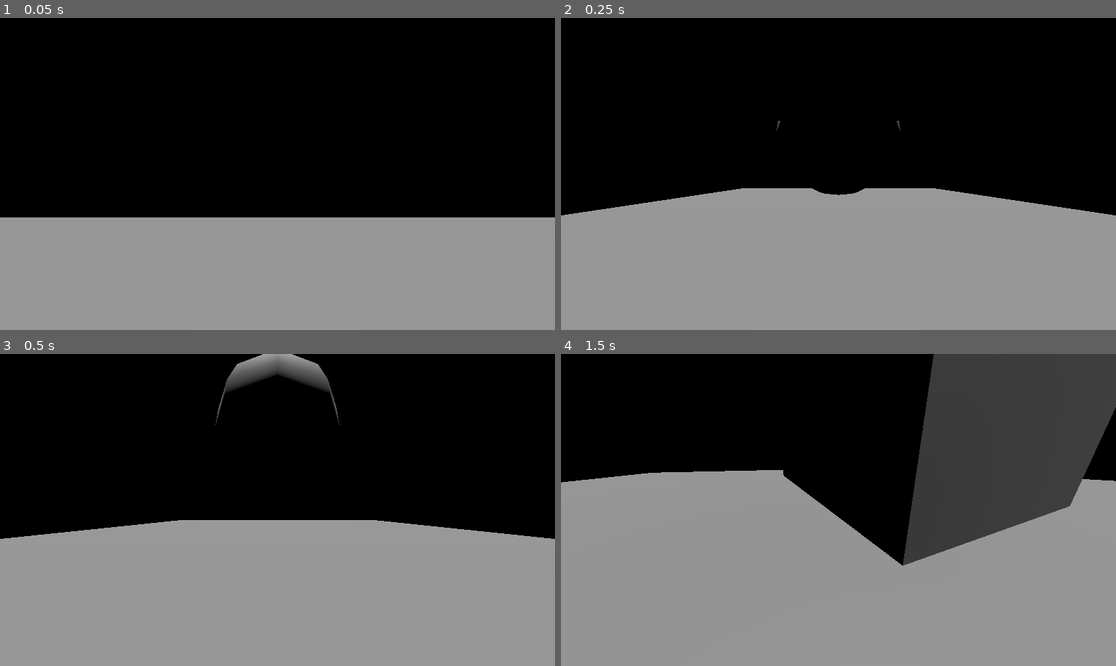
Above: before the commit, frames 1-4 (two rows, left to right).
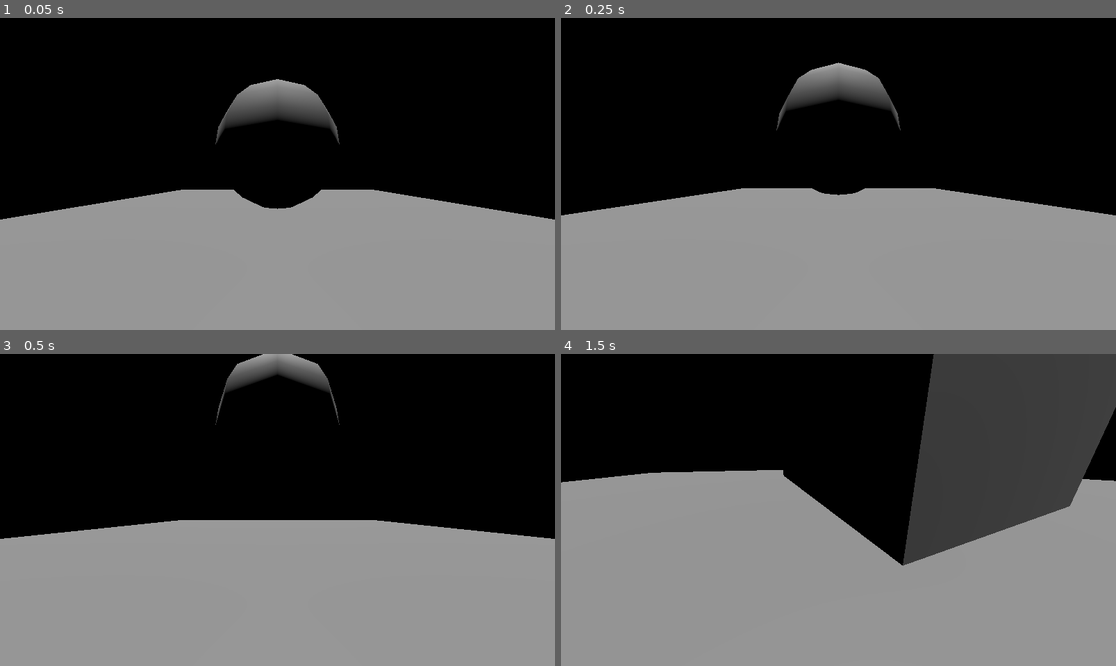
Above: after the commit, the same moments.

Repository: kennethbchen/Memory-Mall-Game
Game: Godot game, scene res://game.tscn
Two runs of this game, one before a commit and one after it. Both use one fixed random seed, a clock stepped at 60 frames per second and the inputs below.
Inputs (mouse positions are in pixels of both pictures, inside the frame that each line leads up to):
- Up to frame 1 (0.05 s): no input
- Up to frame 2 (0.25 s): no input
- Up to frame 3 (0.5 s): no input
- Up to frame 4 (1.5 s): move the mouse to (960, 494) at 0.52 s; press the mouse at (960, 494) at 0.53 s; hold D (game_right) 0.53-1.28 s; move the mouse to (810, 510) at 1.27 s; release the mouse at (810, 510) at 1.28 s; hold W (game_forward) from 1.28 s (still down); click (810, 510) at 1.35 s

The runs differ from the first frame. In frame 1, 7.3% of the frame differs, in the area x 0-100%, y 19-65%; in frame 2, 1.9%; in frame 3, nothing differs; in frame 4, nothing differs.

Commit message:
Started using someone else's edge detection

Diff:
--- a/edge_detect.gdshader
+++ b/edge_detect.gdshader
@@ -1,38 +1,37 @@
 shader_type spatial;
 render_mode unshaded;
 
-uniform sampler2D SCREEN_TEXTURE: hint_screen_texture, filter_linear_mipmap;
-uniform sampler2D NORMAL_TEXTURE : hint_normal_roughness_texture, filter_linear_mipmap;
-uniform sampler2D DEPTH_TEXTURE : source_color, hint_depth_texture;
-
 // https://godotshaders.com/shader/depth-based-edge-detection-with-sobel-operator-screenspace/
 
+// https://godotshaders.com/shader/normal-based-edge-detection-with-sobel-operator-screenspace/
+
+uniform sampler2D SCREEN_TEXTURE: hint_screen_texture, filter_linear_mipmap;
+uniform sampler2D DEPTH_TEXTURE: hint_depth_texture, filter_linear_mipmap;
+
+uniform float edge_threshold = 0.1;
+uniform vec3 line_color: source_color = vec3(1.0);
+uniform vec3 background_color: source_color = vec3(0.0);
+
+const mat3 sobel_y = mat3(
+	vec3(1.0, 0.0, -1.0),
+	vec3(2.0, 0.0, -2.0),
+	vec3(1.0, 0.0, -1.0)
+);
+
+const mat3 sobel_x = mat3(
+	vec3(1.0, 2.0, 1.0),
+	vec3(0.0, 0.0, 0.0),
+	vec3(-1.0, -2.0, -1.0)
+);
+
+
 float linearize_depth(vec2 uv_coord, mat4 proj_matrix){
-	// https://docs.godotengine.org/en/stable/tutorials/shaders/advanced_postprocessing.html
-	// https://nekotoarts.github.io/teaching/how-to-read-depth-buffer
 	float depth = texture(DEPTH_TEXTURE, uv_coord).x;
 	vec3 ndc = vec3(uv_coord, depth) * 2.0 - 1.0;
 	vec4 view = proj_matrix * vec4(ndc, 1.0);
 	view.xyz /= view.w;
 	float linear_depth = -view.z;
 	return linear_depth;
-}
-
-float check_same(vec4 center, vec4 samplef) {
-
-	vec3 center_normal = center.xyz;
-	float center_depth = center.w;
-
-	vec3 sample_normal = samplef.xyz;
-	float sample_depth = samplef.w;
-
-	vec3 normal_diff = abs(center_normal - sample_normal);
-	bool same_normal = normal_diff.x + normal_diff.y + normal_diff.z < 0.1;
-
-	float depth_diff = center_depth - sample_depth;
-	bool same_depth = depth_diff < 0.01;
-
-	return same_normal && same_depth ? 1.0 : 0.0;
 }
 
 void vertex(){
@@ -42,28 +41,34 @@
 void fragment() {
 	vec2 uv = SCREEN_UV;
 	vec4 screen_color = texture(SCREEN_TEXTURE, uv);
-	vec3 normal = texture(NORMAL_TEXTURE, uv).rgb;
-	normal = normal * 2.0 - 1.0;
 
-	// Get Depth texture and linearize it
-	float linear_depth = linearize_depth(uv, INV_PROJECTION_MATRIX);
+	float depth = linearize_depth(uv, INV_PROJECTION_MATRIX);
 
 	vec2 offset = 1.0 / VIEWPORT_SIZE;
 
-	// se nw sw ne
-	vec2 se_coord = uv + vec2(offset.x, offset.y);
-	vec2 nw_coord = uv + vec2(-offset.x, -offset.y);
-	vec2 sw_coord = uv + vec2(-offset.x, offset.y);
-	vec2 ne_coord = uv + vec2(offset.x, offset.y);
+	float n = linearize_depth(uv + vec2(0.0, -offset.y), INV_PROJECTION_MATRIX);
+	float s = linearize_depth(uv + vec2(0.0, offset.y), INV_PROJECTION_MATRIX);
+	float e = linearize_depth(uv + vec2(offset.x, 0.0), INV_PROJECTION_MATRIX);
+	float w = linearize_depth(uv + vec2(-offset.x, 0.0), INV_PROJECTION_MATRIX);
+	float nw = linearize_depth(uv + vec2(-offset.x, -offset.y), INV_PROJECTION_MATRIX);
+	float ne = linearize_depth(uv + vec2(offset.x, -offset.y), INV_PROJECTION_MATRIX);
+	float sw = linearize_depth(uv + vec2(-offset.x, offset.y), INV_PROJECTION_MATRIX);
+	float se = linearize_depth(uv + vec2(offset.x, offset.y), INV_PROJECTION_MATRIX);
 
-	float depth_multiplier = 0.01;
-	// https://www.shadertoy.com/view/MscSzf
-	vec4 se = vec4(texture(SCREEN_TEXTURE, se_coord).rgb, linearize_depth(se_coord, INV_PROJECTION_MATRIX) * depth_multiplier);
-	vec4 nw = vec4(texture(SCREEN_TEXTURE, nw_coord).rgb, linearize_depth(nw_coord, INV_PROJECTION_MATRIX) * depth_multiplier);
-	vec4 sw = vec4(texture(SCREEN_TEXTURE, sw_coord).rgb, linearize_depth(sw_coord, INV_PROJECTION_MATRIX) * depth_multiplier);
-	vec4 ne = vec4(texture(SCREEN_TEXTURE, ne_coord).rgb, linearize_depth(ne_coord, INV_PROJECTION_MATRIX) * depth_multiplier);
+	mat3 surrounding_pixels = mat3(
+		vec3(nw, n, ne),
+		vec3(w, depth, e),
+		vec3(sw, s, se)
+	);
 
-	float edge = check_same(se, nw) * check_same(sw, ne);
+	float edge_x = dot(sobel_x[0], surrounding_pixels[0]) + dot(sobel_x[1], surrounding_pixels[1]) + dot(sobel_x[2], surrounding_pixels[2]);
+	float edge_y = dot(sobel_y[0], surrounding_pixels[0]) + dot(sobel_y[1], surrounding_pixels[1]) + dot(sobel_y[2], surrounding_pixels[2]);
 
-	ALBEDO = vec3(edge);
+	float edge = sqrt(pow(edge_x, 2.0)+pow(edge_y, 2.0));
+
+	if (edge > edge_threshold) {
+		ALBEDO = line_color;
+	} else {
+		ALBEDO = background_color;
+	}
 }
--- a/game.tscn
+++ b/game.tscn
@@ -20,6 +20,9 @@
 [sub_resource type="ShaderMaterial" id="ShaderMaterial_uusni"]
 render_priority = 0
 shader = ExtResource("4_1qfxn")
+shader_parameter/edge_threshold = 0.1
+shader_parameter/line_color = Color(1, 1, 1, 1)
+shader_parameter/background_color = Color(0, 0, 0, 1)
 
 [sub_resource type="BoxMesh" id="BoxMesh_aqsk8"]
 material = SubResource("ShaderMaterial_uusni")
